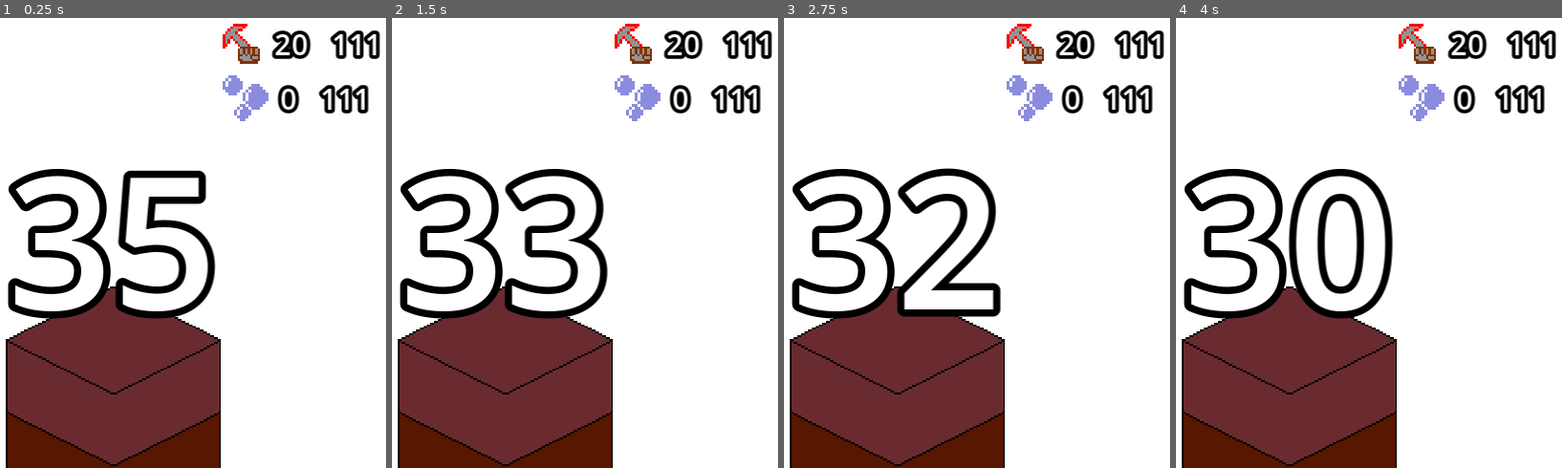
Above: before the commit, frames 1-4 (left to right).
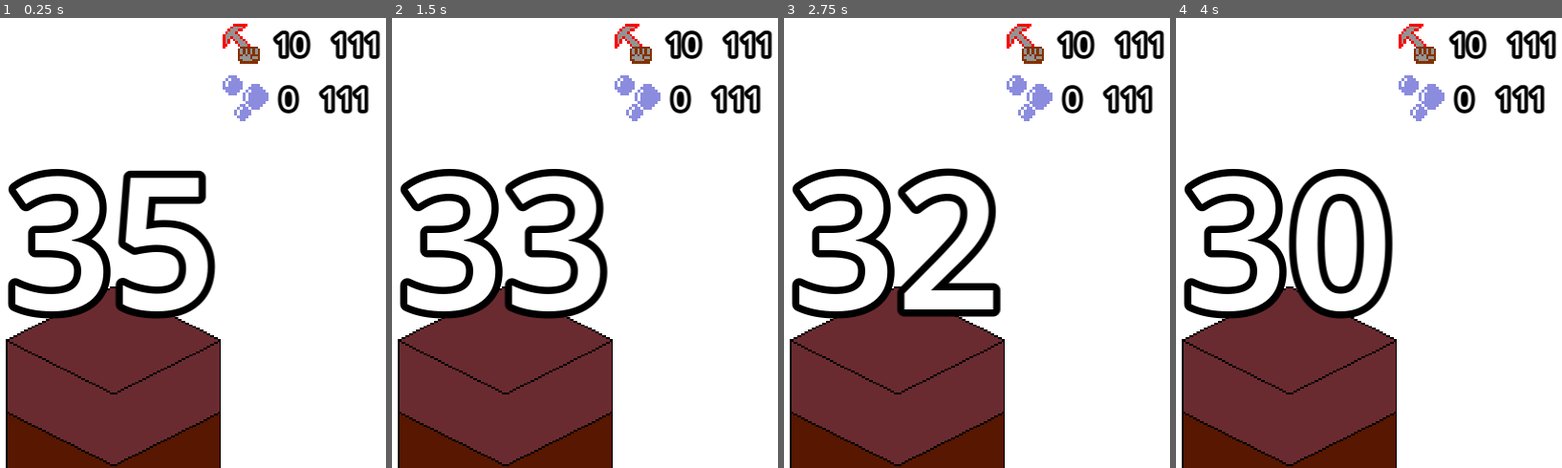
Above: after the commit, the same moments.

Repository: tfcb93/block-in-bits
Game: Godot game, scene res://Scenes/game.tscn
Two runs of this game, one before a commit and one after it. Both use one fixed random seed, a clock stepped at 60 frames per second and the inputs below.
Inputs (mouse positions are in pixels of both pictures, inside the frame that each line leads up to):
- Up to frame 1 (0.25 s): no input
- Up to frame 2 (1.5 s): tap Enter at 0.5 s; move the mouse to (658, 216) at 0.52 s; hold Z (action) 0.53-1.28 s; click (658, 216) at 0.67 s; tap Space at 1.25 s; move the mouse to (outside the picture) at 1.27 s; tap Z (action) at 1.35 s; click (outside the picture) at 1.42 s
- Up to frame 3 (2.75 s): tap Enter at 2 s; move the mouse to (965, 139) at 2.02 s; hold Z (action) from 2.03 s (still down); click (965, 139) at 2.17 s
- Up to frame 4 (4 s): tap Space at 2.75 s; move the mouse to (1257, 328) at 2.77 s; release Z (action) at 2.78 s; tap Z (action) at 2.85 s; click (1257, 328) at 2.92 s; tap Enter at 3.5 s; move the mouse to (1496, 306) at 3.52 s; hold Z (action) from 3.53 s (still down); click (1496, 306) at 3.67 s

The runs differ from the first frame. In frame 1, 0.2% of the frame differs, in the area x 70-76%, y 2-10%; in frame 2, 0.2%; in frame 3, 0.2%; in frame 4, 0.2%.

Commit message:
Implements tool multiplyer bonus

Diff:
--- /dev/null
+++ b/Resources/tools/hammer.tres
@@ -0,0 +1,9 @@
+[gd_resource type="Resource" script_class="Tool" load_steps=2 format=3 uid="uid://fg6sqeydbjdl"]
+
+[ext_resource type="Script" path="res://Scripts/tool.gd" id="1_tolj3"]
+
+[resource]
+script = ExtResource("1_tolj3")
+name = "Hammer"
+resistance = 10
+point_multiplyer = 2
--- a/Scenes/game.tscn
+++ b/Scenes/game.tscn
@@ -2,15 +2,15 @@
 
 [ext_resource type="Script" path="res://Scripts/game.gd" id="1_25r8w"]
 [ext_resource type="PackedScene" uid="uid://e5naf2jx66xg" path="res://Scenes/player.tscn" id="2_xu5at"]
+[ext_resource type="Resource" uid="uid://fg6sqeydbjdl" path="res://Resources/tools/hammer.tres" id="3_3hy6o"]
 [ext_resource type="PackedScene" uid="uid://cuexpb3pghlwj" path="res://Scenes/block_pile.tscn" id="3_hjkes"]
-[ext_resource type="Resource" uid="uid://dgrexfc2jkcf0" path="res://Resources/tools/pickaxe.tres" id="3_qw2a3"]
 [ext_resource type="PackedScene" uid="uid://b3gvjwdsaaa65" path="res://Scenes/background.tscn" id="6_2hb4t"]
 
 [node name="Game" type="Node2D"]
 script = ExtResource("1_25r8w")
 
 [node name="Player" parent="." instance=ExtResource("2_xu5at")]
-player_tool = ExtResource("3_qw2a3")
+player_tool = ExtResource("3_3hy6o")
 
 [node name="ColorRect" parent="." instance=ExtResource("6_2hb4t")]
 use_parent_material = true
--- a/Scripts/player.gd
+++ b/Scripts/player.gd
@@ -21,5 +21,5 @@
 	%intf_player_points.text = str(points);
 
 func _on_earn_points(earned_points: int) -> void:
-	points += earned_points;
+	points += earned_points * player_tool.point_multiplyer;
 	update_interface_player_points();
--- a/Scripts/tool.gd
+++ b/Scripts/tool.gd
@@ -3,4 +3,5 @@
 
 
 @export var name: String;
-@export var resistance: int;
+@export_range(10, 100, 1) var resistance := 10;
+@export_range(1, 10, 1) var point_multiplyer: int;
